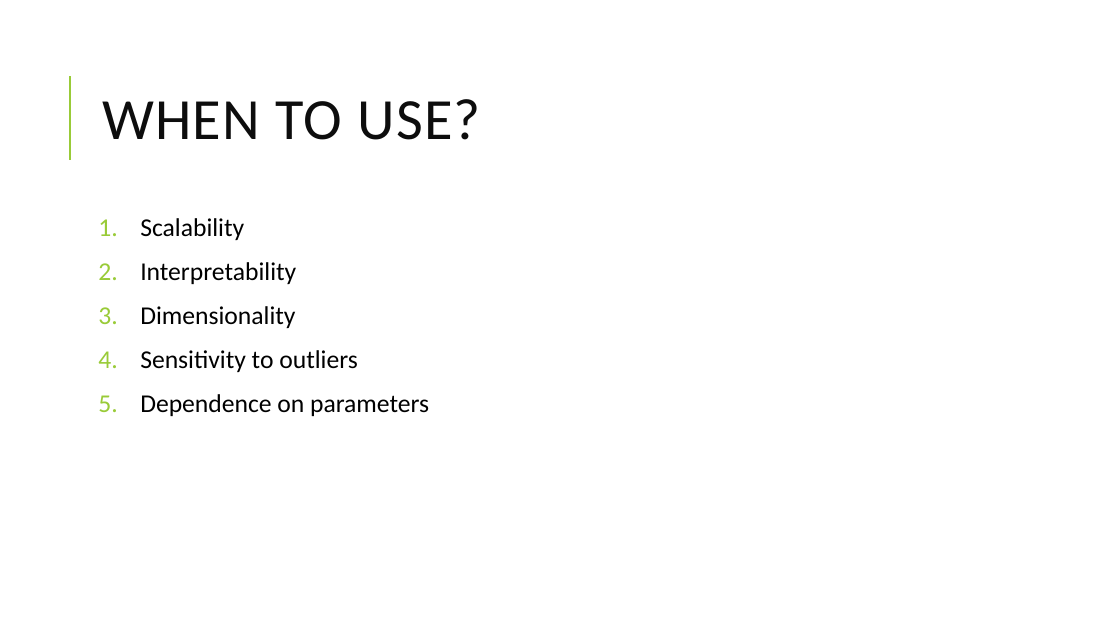
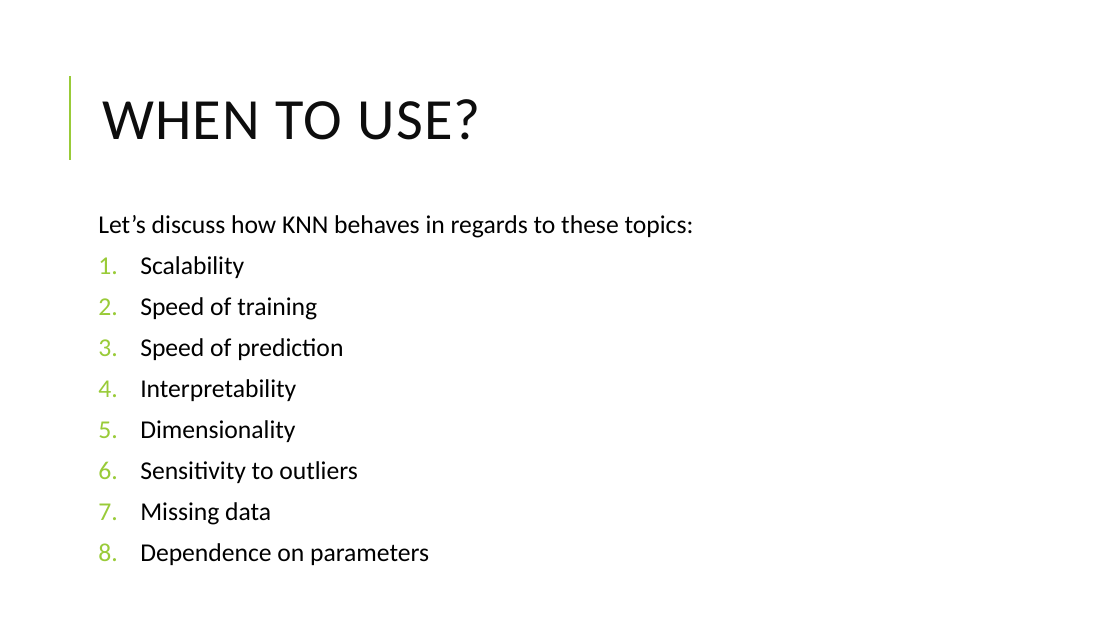
Before and after one commit to yaniv63/applied-data-science, a slide deck: slide 8 of Applied Data Science - KNN.pptx (slide 6 before the commit). Drawn at 1120x630 pixels with LibreOffice and Linux fonts; fonts in the diff are those of the drawing. Boxes give left, top, right and bottom in pixels: in the first picture for what was removed or moved away, otherwise in the second. Text is boxed around its words. In the diff, an @@ line names an element or a change of style, - is before the commit and + after.

```diff
--- a/Applied Data Science - KNN.pptx
+++ b/Applied Data Science - KNN.pptx
@@ text at box(98, 215, 694, 238): paragraph added @@
+Let’s discuss how KNN behaves in regards to these topics:
@@ text at box(140, 256, 429, 565): line spacing 0.9 to 0.8 @@
@@ text at box(140, 297, 343, 360): paragraphs added @@
+2. Speed of training
+3. Speed of prediction
@@ text at box(140, 502, 271, 525): paragraph added @@
+7. Missing data
```
Also in this commit, not shown: 2 other slides changed, 2 slides added, 7 other files.
